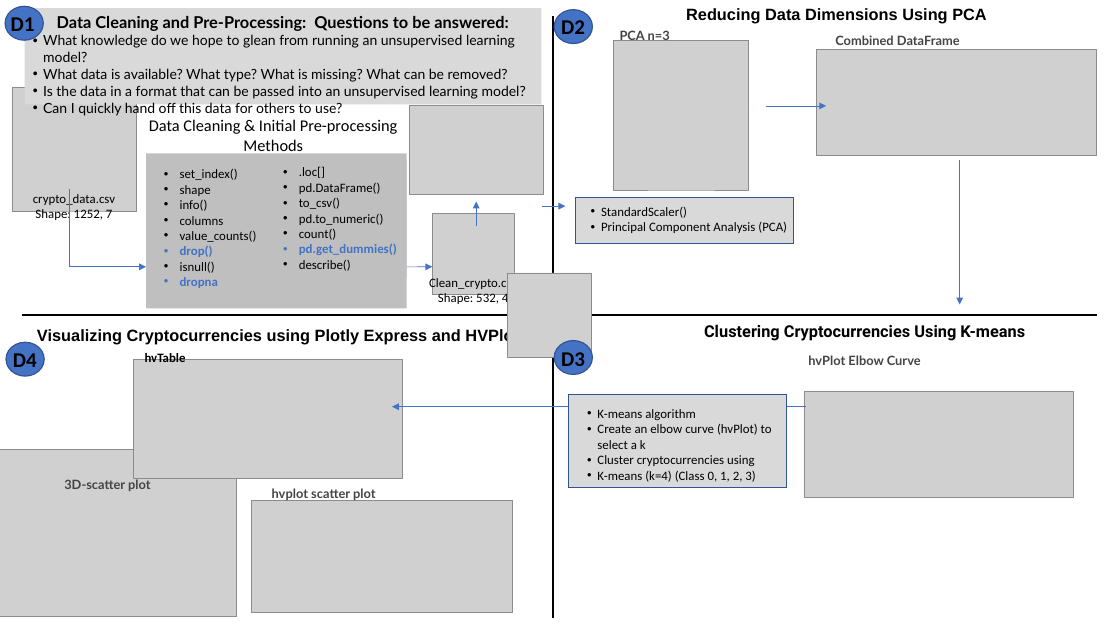
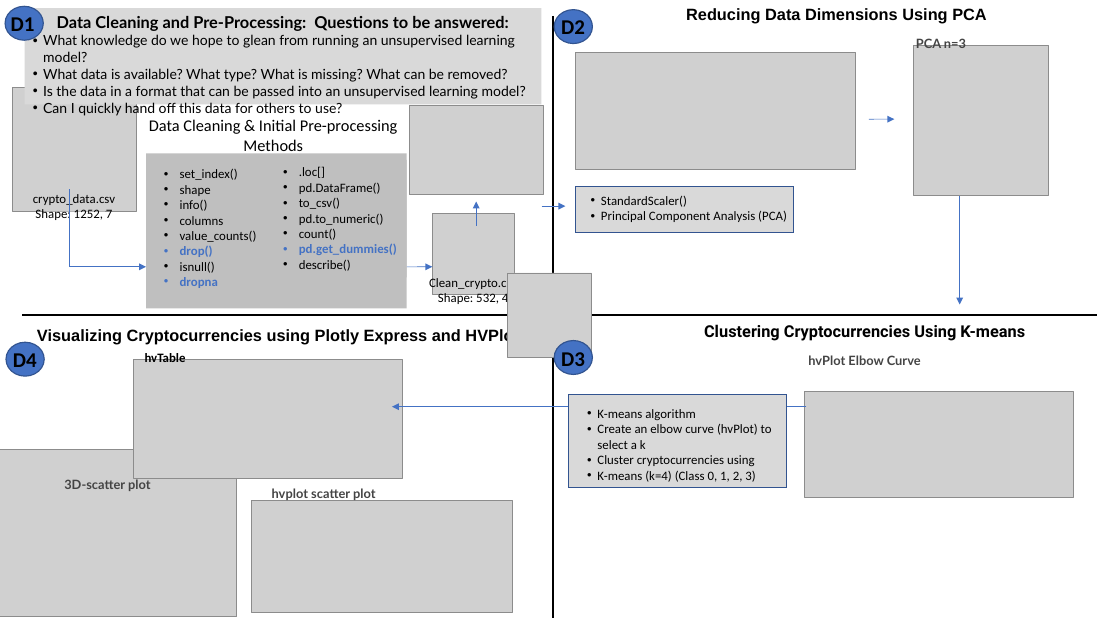
Before and after one commit to ianhernandezz/UCF-VIRT-DATA-PT-10-2021-U-B, a slide deck: slide 1 of Assignment_Help/Methodology/Methodology_Crypto.pptx. Drawn at 1120x630 pixels with LibreOffice and Linux fonts; fonts in the diff are those of the drawing; grey boxes stand for pictures. Boxes give left, top, right and bottom in pixels: in the first picture for what was removed or moved away, otherwise in the second. Text is boxed around its words. In the diff, an @@ line names an element or a change of style, - is before the commit and + after.

Commit message:
update to unsupervised ML methodology

```diff
--- a/Assignment_Help/Methodology/Methodology_Crypto.pptx
+++ b/Assignment_Help/Methodology/Methodology_Crypto.pptx
@@ picture added at (576,52,855,169) @@
@@ picture removed at (817,49,1096,155) @@
@@ text removed at (835,35,960,45) @@
-Combined DataFrame
@@ text "PCA n=3": place and size @@
-text "PCA n=3" at (620,29,670,41)
+text "PCA n=3" at (916,37,966,48)
@@ picture: place and size @@
-picture at (614,40,749,190)
+picture at (914,45,1049,195)
@@ arrow moved from (765, 106) - (827, 106) to (869, 119) - (895, 119) @@
@@ rectangle: place and size @@
-rectangle at (576,197,794,244)
+rectangle at (576,187,794,233)
@@ text "StandardScaler()": place and size @@
-text "StandardScaler()" at (601,207,787,233)
+text "StandardScaler()" at (601,196,787,222)
```
